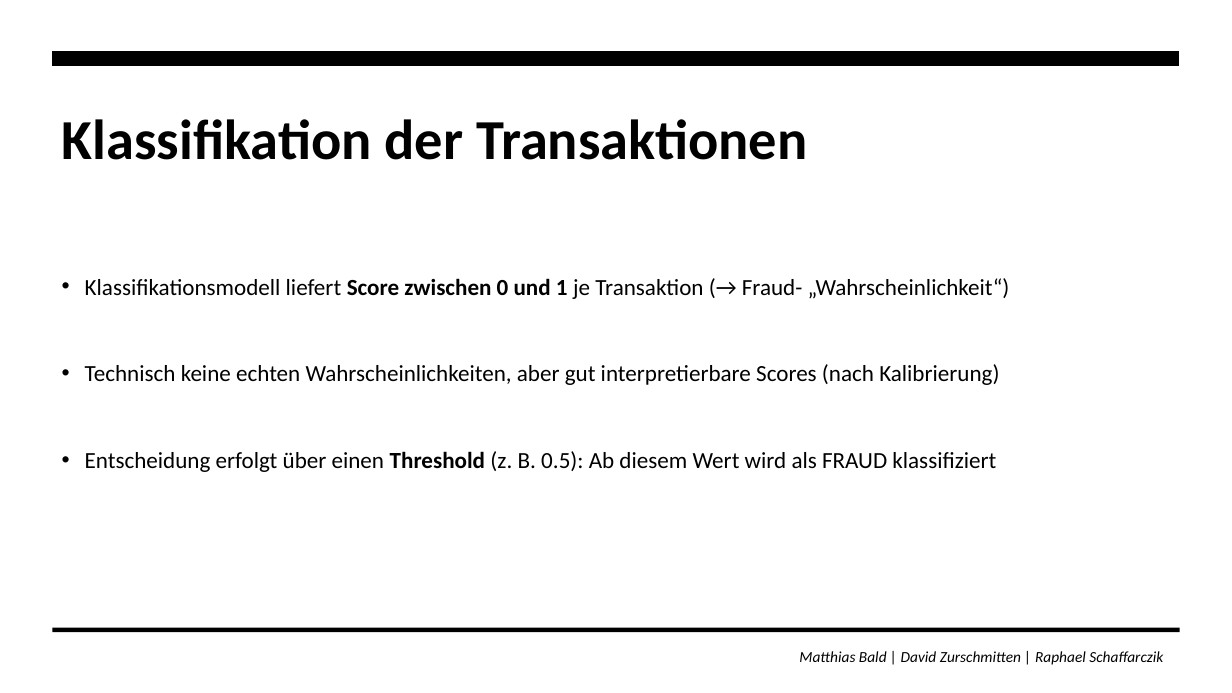
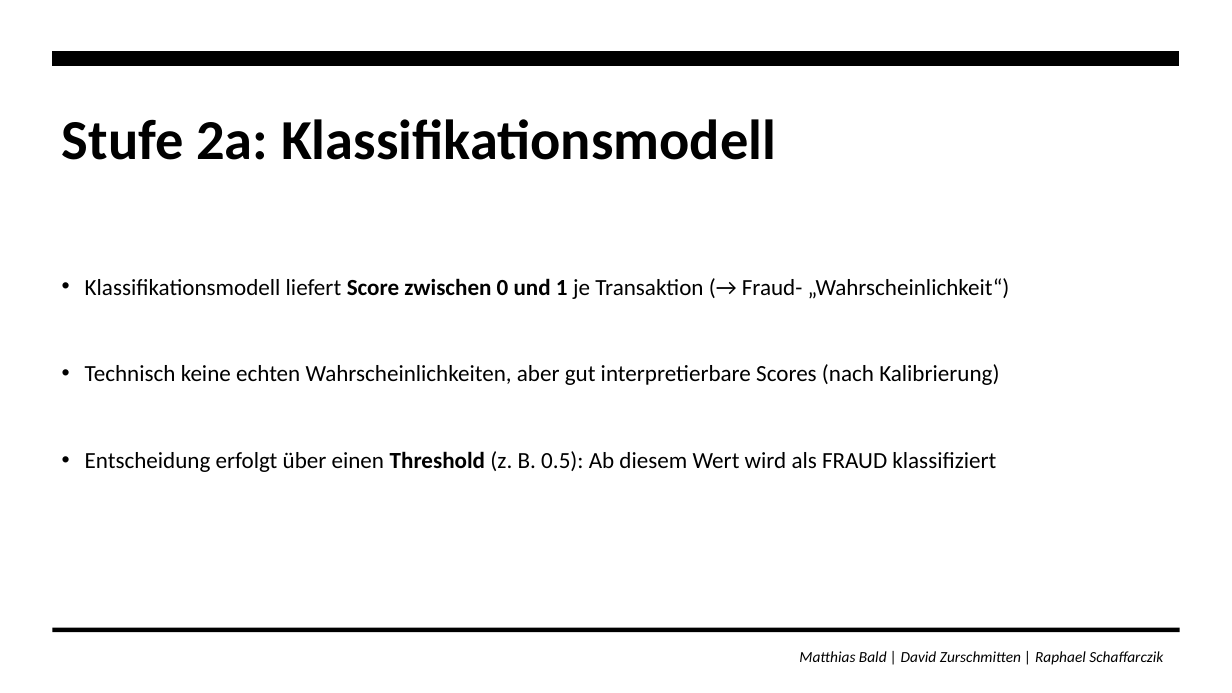
Before and after one commit to zurdavid/projektpraktikum-datascience, a slide deck: slide 55 of präsentationen/Abschlusspräsentation_Entwurf.pptx (slide 57 before the commit). Drawn at 1232x693 pixels with LibreOffice and Linux fonts; fonts in the diff are those of the drawing. Boxes give left, top, right and bottom in pixels: in the first picture for what was removed or moved away, otherwise in the second. Text is boxed around its words. In the diff, an @@ line names an element or a change of style, - is before the commit and + after.

```diff
--- a/präsentationen/Abschlusspräsentation_Entwurf.pptx
+++ b/präsentationen/Abschlusspräsentation_Entwurf.pptx
@@ title at [62,119,776,160]: text changed @@
-Klassifikation der Transaktionen
+Stufe 2a: Klassifikationsmodell
```
Also in this commit, not shown: 9 other slides changed, 1 slide added, 3 slides removed.
